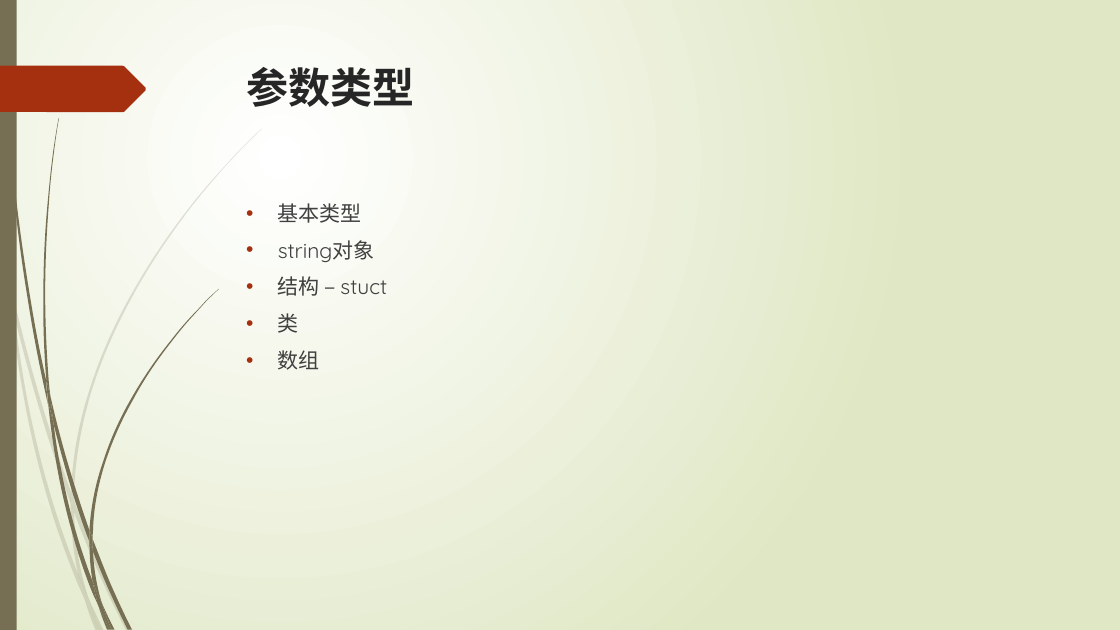
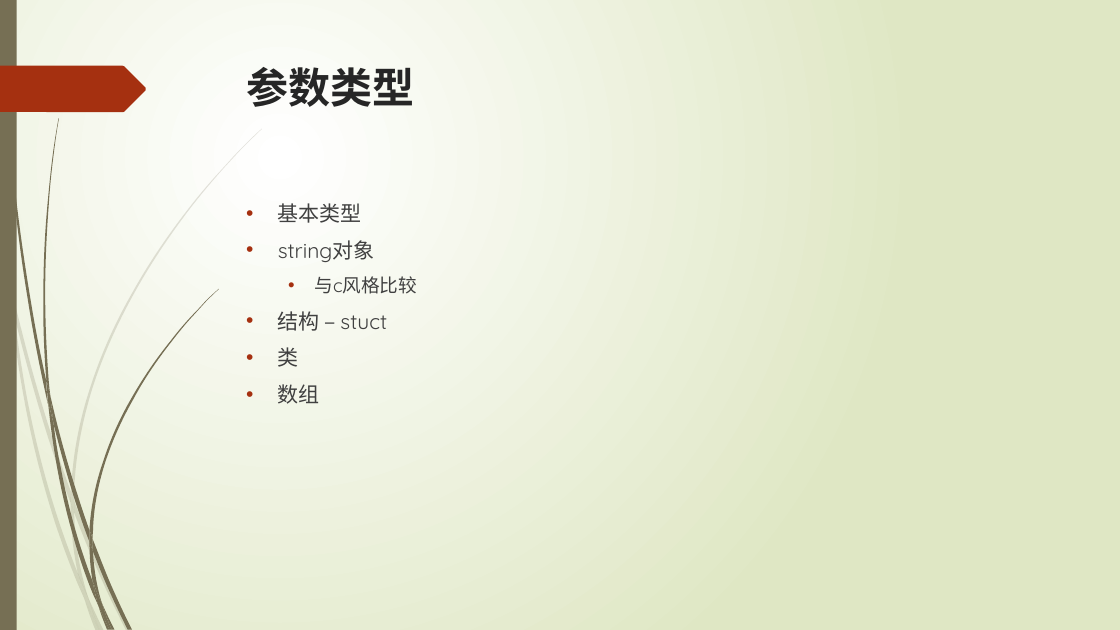
Before and after one commit to liuty2006/learn, a slide deck: slide 46 of learn_cpp/docs/C++语言培训.pptx. Drawn at 1120x630 pixels with LibreOffice and Linux fonts; fonts in the diff are those of the drawing. Boxes give left, top, right and bottom in pixels: in the first picture for what was removed or moved away, otherwise in the second. Text is boxed around its words. In the diff, an @@ line names an element or a change of style, - is before the commit and + after.

```diff
--- a/learn_cpp/docs/C++语言培训.pptx
+++ b/learn_cpp/docs/C++语言培训.pptx
@@ text at [315, 276, 418, 294]: paragraph added @@
+  • 与c风格比较
```
Also in this commit, not shown: 4 other files.
